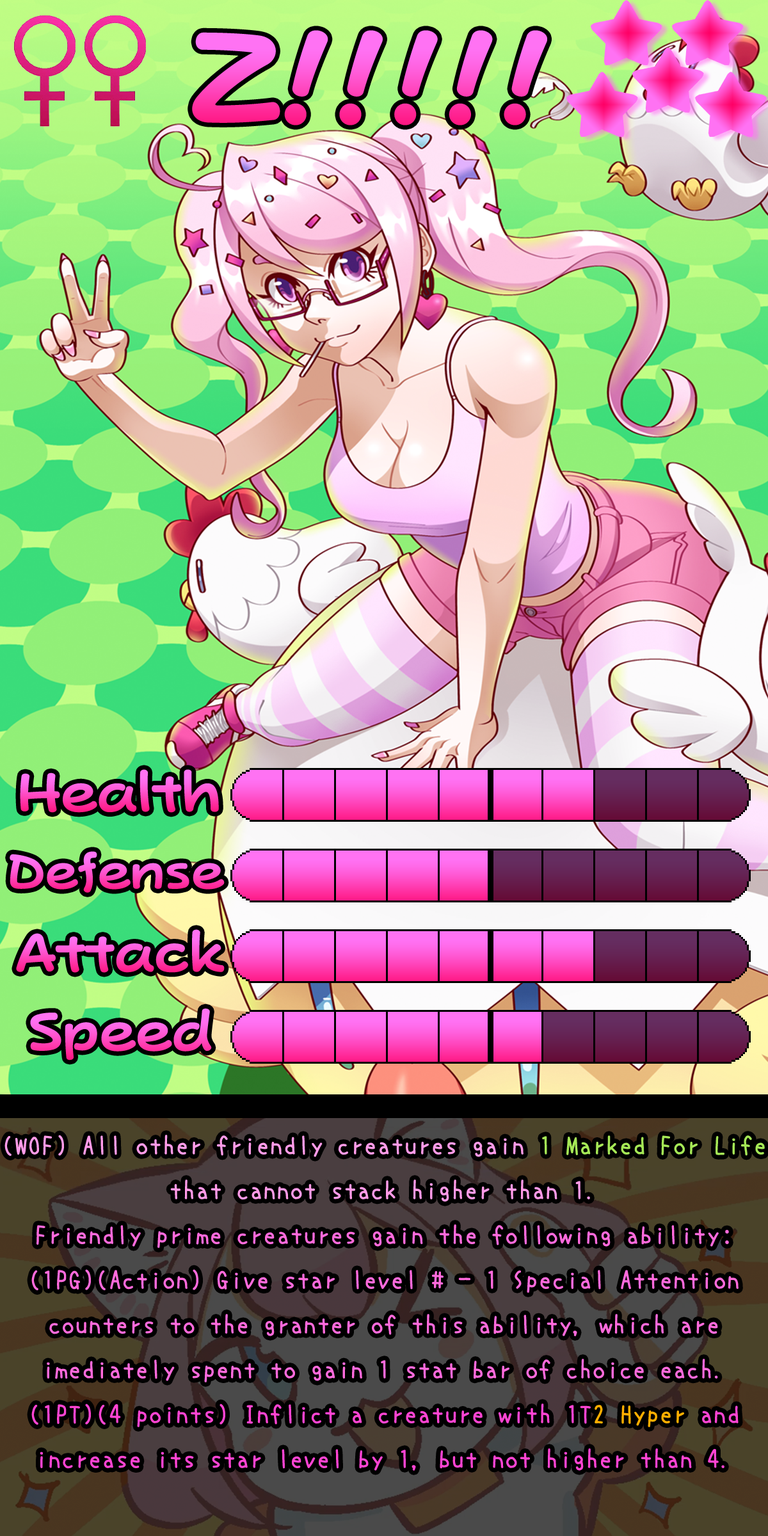
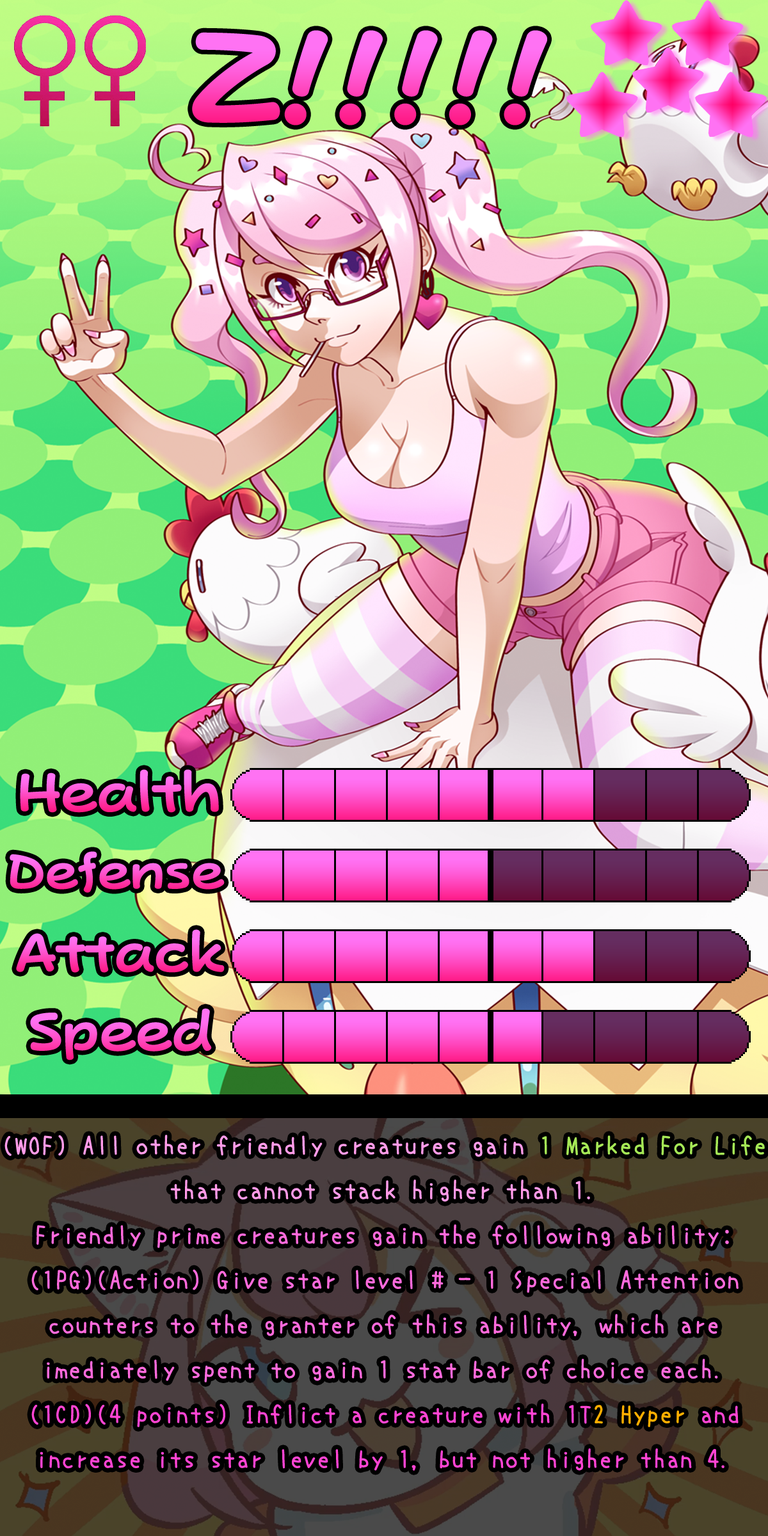
Revision of a layered (768, 1536) image; what changed, layer by layer:
painted on "Ability" over [56, 1404, 80, 1424]
